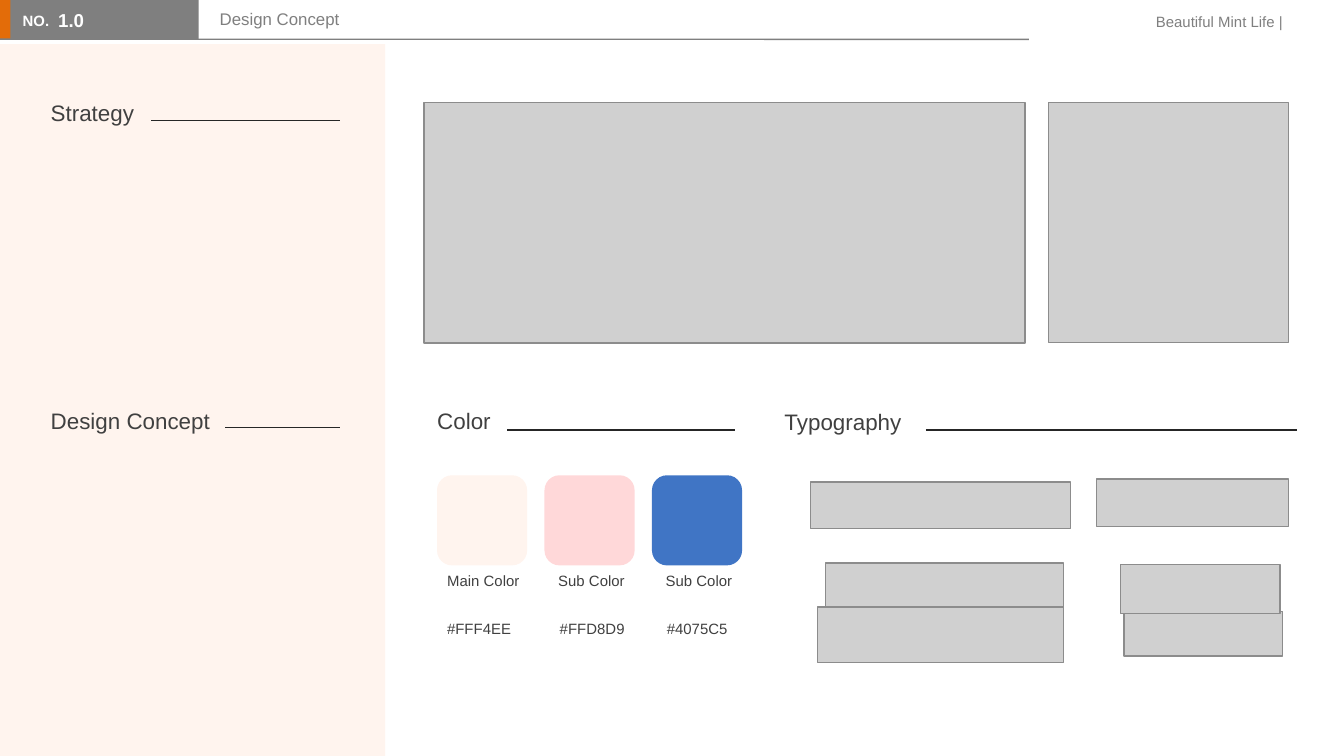
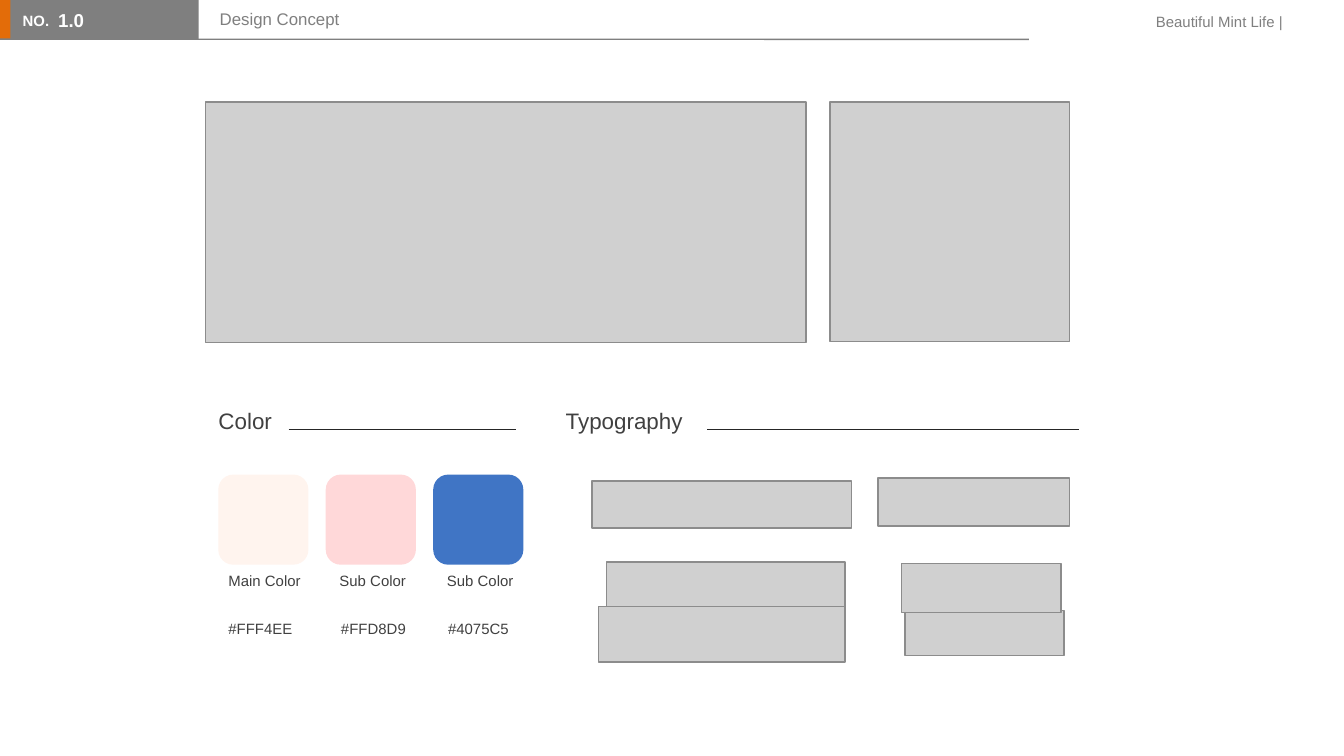
Before and after one commit to lsh58/homework, a slide deck: slide 4 of 스토리보드수행과제/스토리보드수행과제.pptx. Drawn at 1344x756 pixels with LibreOffice and Linux fonts; fonts in the diff are those of the drawing; grey boxes stand for pictures. Boxes give left, top, right and bottom in pixels: in the first picture for what was removed or moved away, otherwise in the second. Text is boxed around its words. In the diff, an @@ line names an element or a change of style, - is before the commit and + after.

```diff
--- a/스토리보드수행과제/스토리보드수행과제.pptx
+++ b/스토리보드수행과제/스토리보드수행과제.pptx
@@ rectangle removed at bbox=[0, 44, 386, 756] @@
@@ text removed at bbox=[51, 105, 134, 126] @@
-Strategy
@@ picture: place and size @@
-picture at bbox=[1048, 103, 1288, 343]
+picture at bbox=[831, 102, 1070, 341]
@@ line removed from (151, 121) to (340, 121) @@
@@ text removed at bbox=[51, 412, 210, 434] @@
-Design Concept
@@ line removed from (226, 427) to (340, 427) @@
@@ 7 pictures, 7 texts, 3 rounded rectangles, 2 lines: place and size @@
-7 pictures, 7 texts, 3 rounded rectangles, 2 lines at bbox=[425, 103, 1297, 663]
+7 pictures, 7 texts, 3 rounded rectangles, 2 lines at bbox=[206, 102, 1079, 661]
@@ text "Sub Color": place and size @@
-text "Sub Color" at bbox=[558, 575, 625, 586]
+text "Sub Color" at bbox=[339, 575, 406, 586]
```
Also in this commit, not shown: 1 slide added, 1 slide removed, 7 other files.
